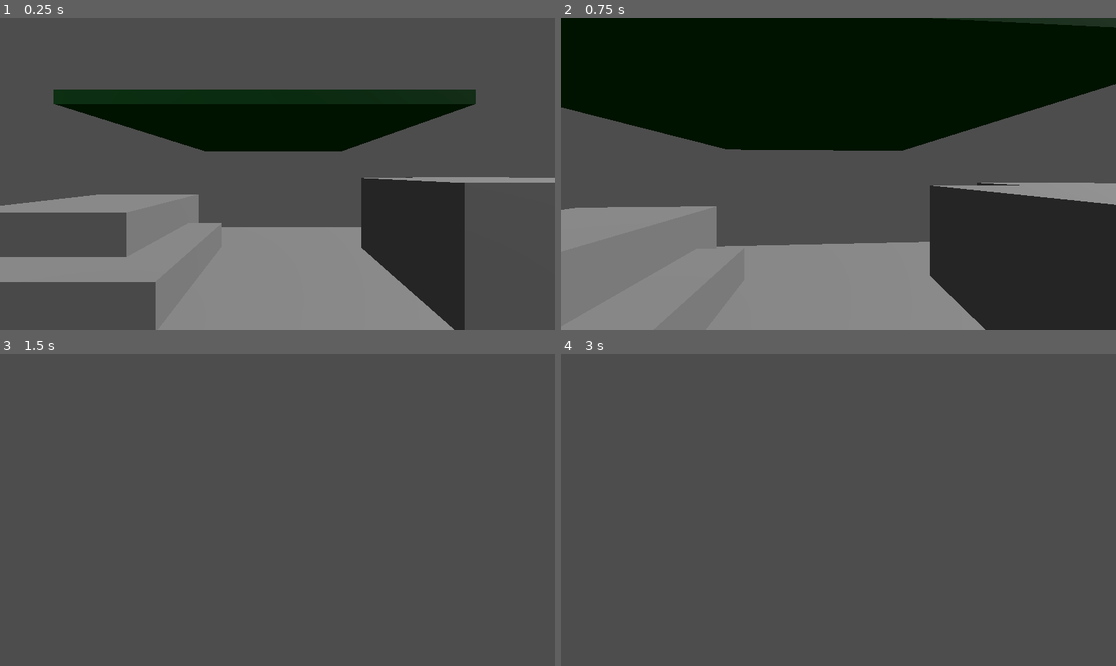
Above: before the commit, frames 1-4 (two rows, left to right).
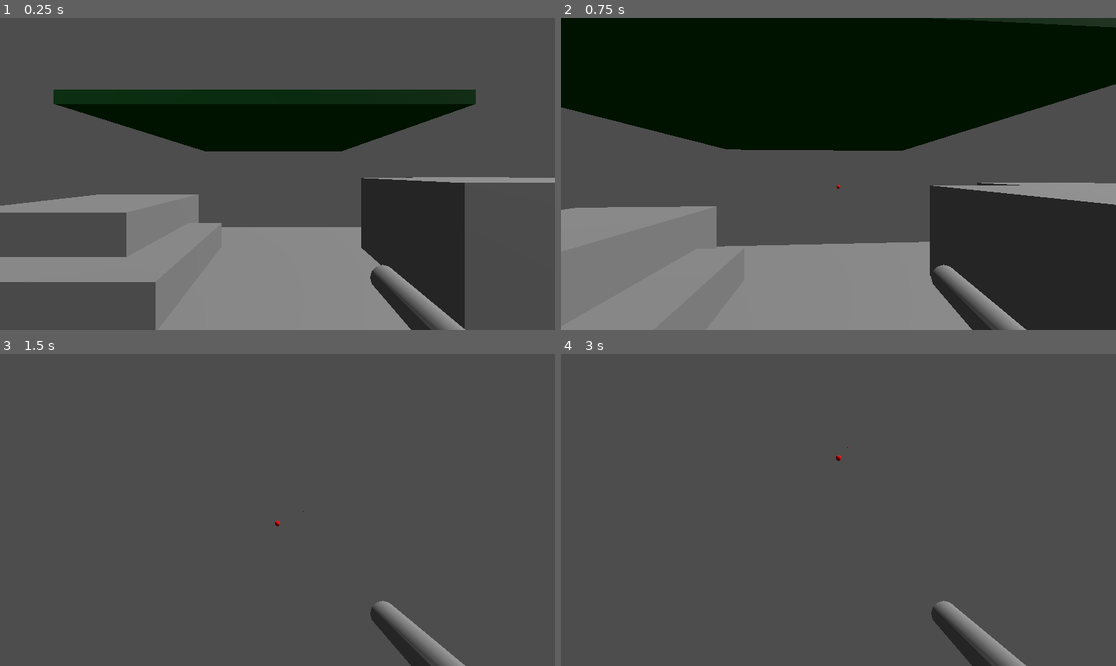
Above: after the commit, the same moments.

Repository: MangiameliFabio/NordicGameJam2026
Game: Godot game, scene res://Character/CharacterTesting.tscn
Same seed, same stepped clock (60 frames per second), same inputs: the game is played once before the commit and once after it.
Inputs (mouse positions are in pixels of both pictures, inside the frame that each line leads up to):
- Up to frame 1 (0.25 s): no input
- Up to frame 2 (0.75 s): tap Enter at 0.5 s; move the mouse to (866, 174) at 0.52 s; press the mouse at (866, 174) at 0.53 s; hold W (Forward) from 0.53 s (still down)
- Up to frame 3 (1.5 s): keep holding W (Forward); tap Space (Jump) at 0.77 s; move the mouse to (249, 510) at 1.27 s; release the mouse at (249, 510) at 1.28 s; click (249, 510) at 1.35 s
- Up to frame 4 (3 s): keep holding W (Forward); tap Space (Jump) at 1.52, 2 s; move the mouse to (849, 503) at 2.02 s; hold Shift (Sprint) 2.03-2.78 s; click (849, 503) at 2.3 s; tap Enter at 2.75 s; move the mouse to (832, 516) at 2.77 s; click (832, 516) at 2.85 s

The runs differ from the first frame. In frame 1, 1.3% of the frame differs, in the area x 66-84%, y 79-100%; in frame 2, 1.2%; in frame 3, 1.1%; in frame 4, 1.1%.

Commit message:
Added shooting mechanic

Diff:
--- a/Character/Bullet.tscn
+++ b/Character/Bullet.tscn
@@ -1,4 +1,6 @@
 [gd_scene format=3 uid="uid://dytc0bjykef8c"]
+
+[ext_resource type="Script" uid="uid://bdu0gputyns8u" path="res://Character/BulletLogic.gd" id="1_kxmi0"]
 
 [sub_resource type="SphereShape3D" id="SphereShape3D_lvrqt"]
 radius = 0.05
@@ -11,9 +13,14 @@
 radius = 0.05
 height = 0.1
 
-[node name="Bullet" type="Node3D" unique_id=710135686]
+[node name="Bullet" type="Node3D" unique_id=567640218 node_paths=PackedStringArray("BulletArea")]
+script = ExtResource("1_kxmi0")
+BulletArea = NodePath("Area3D")
+metadata/_custom_type_script = "uid://bdu0gputyns8u"
 
 [node name="Area3D" type="Area3D" parent="." unique_id=1966740357]
+collision_layer = 5
+collision_mask = 5
 
 [node name="CollisionShape3D" type="CollisionShape3D" parent="Area3D" unique_id=1900221752]
 shape = SubResource("SphereShape3D_lvrqt")
--- /dev/null
+++ b/Character/BulletLogic.gd
@@ -0,0 +1,19 @@
+class_name Bullet extends Node3D
+
+@export var BulletArea : Area3D
+
+var _velocity : Vector3
+
+func _ready() -> void:
+	BulletArea.body_entered.connect(_on_body_entered)
+
+	await get_tree().create_timer(5).timeout
+
+	queue_free()
+
+func _process(delta: float) -> void:
+	global_position += _velocity * delta
+
+
+func _on_body_entered(body: Node3D) -> void:
+	queue_free()
--- a/Character/PlayerCharacter.tscn
+++ b/Character/PlayerCharacter.tscn
@@ -32,10 +32,11 @@
 script = ExtResource("1_r6jr0")
 metadata/_custom_type_script = "uid://bn5v0cgtk708s"
 
-[node name="ShootingComponent" type="Node" parent="." unique_id=825127843 node_paths=PackedStringArray("InputManager")]
+[node name="ShootingComponent" type="Node" parent="." unique_id=825127843 node_paths=PackedStringArray("InputManager", "BulletSpawn")]
 script = ExtResource("3_wbhtb")
 InputManager = NodePath("../InputManagerComponent")
 BulletScene = ExtResource("4_6jmpq")
+BulletSpawn = NodePath("../BulletSpawnLocation")
 metadata/_custom_type_script = "uid://20v4xya0hnn"
 
 [node name="GroundStateDetector" type="Area3D" parent="." unique_id=1977185780]
@@ -58,3 +59,21 @@
 
 [node name="PlayerCamera" type="Camera3D" parent="CameraRig" unique_id=1318570402]
 current = true
+
+[node name="Gun" type="Node3D" parent="CameraRig/PlayerCamera" unique_id=806431390]
+transform = Transform3D(0.5, 0, 0, 0, 0.5, 0, 0, 0, 0.5, 0.27355546, -0.2689637, -0.40070158)
+
+[node name="CSGCylinder3D" type="CSGCylinder3D" parent="CameraRig/PlayerCamera/Gun" unique_id=1201263647]
+transform = Transform3D(1, 0, 0, 0, -4.371139e-08, 1, 0, -1, -4.371139e-08, 0, 0, 0)
+radius = 0.06591797
+height = 0.5097351
+sides = 12
+
+[node name="CSGCylinder3D2" type="CSGCylinder3D" parent="CameraRig/PlayerCamera/Gun/CSGCylinder3D" unique_id=1006715201]
+transform = Transform3D(1, 0, 0, 0, 0.49999997, -0.86602545, 0, 0.86602545, 0.49999997, 0, -0.26049316, -0.08052264)
+radius = 0.06591797
+height = 0.24266052
+sides = 12
+
+[node name="BulletSpawnLocation" type="Marker3D" parent="." unique_id=2101315565]
+transform = Transform3D(1, 0, 0, 0, 1, 0, 0, 0, 1, 0, 1.0470219, -0.886891)
--- a/Character/ShootingComponent.gd
+++ b/Character/ShootingComponent.gd
@@ -2,7 +2,28 @@
 
 @export var InputManager : InputManagerComponent
 @export var BulletScene : PackedScene
+@export var BulletSpawn : Marker3D
+@export var BulletSpeed : float = 30
+@export var ShootSpeed : float = 100
+@export var FullAuto : bool = false
+
+var _last_shoot = 0
+var _previous_shoot_state : bool
 
 func _process(delta: float) -> void:
-	if not InputManager.ShootPressState:
-		pass
+	if InputManager.ShootPressState:
+		if FullAuto:
+			if _last_shoot + ShootSpeed < Time.get_ticks_msec():
+				var bullet : Bullet = BulletScene.instantiate()
+				get_tree().root.add_child(bullet)
+				bullet._velocity = InputManager.ForwardDirection * BulletSpeed
+				bullet.global_position = BulletSpawn.global_position
+				_last_shoot = Time.get_ticks_msec()
+		else:
+			if _previous_shoot_state != InputManager.ShootPressState:
+				var bullet : Bullet = BulletScene.instantiate()
+				get_tree().root.add_child(bullet)
+				bullet._velocity = InputManager.ForwardDirection * BulletSpeed
+				bullet.global_position = BulletSpawn.global_position
+				_last_shoot = Time.get_ticks_msec()
+	_previous_shoot_state = InputManager.ShootPressState
Not shown, added: Character/BulletLogic.gd.uid
